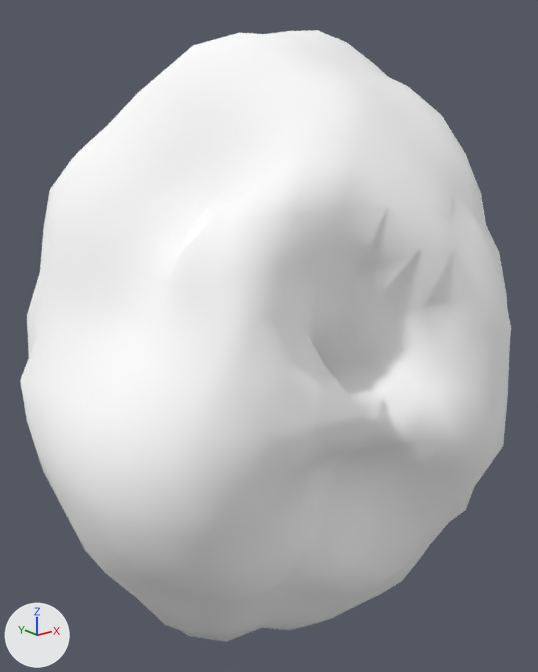
The glTF model assets/asteroids/asteroid_med_00.glb: old version first, new version second.
The view is the same before and after, from a camera (50 mm lens) standing at (-1.8, -2.14, 1.01) and looking at (-0.09, 0.0, 0.15). Arrows for +X, +Y and +Z are at lower left; the lights stay in place. The older version comes first. Vertices at exactly the same position are counted once.

Objects in the first picture: 'asteroid_med_00'.
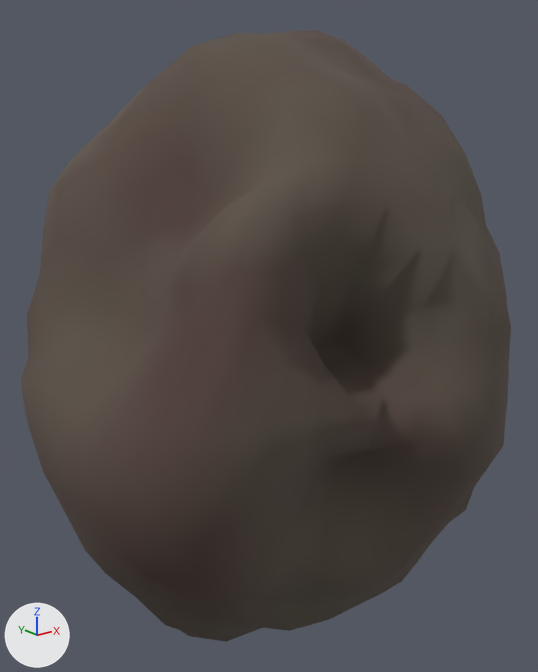
Location of each change, (x1, y1, x2, y2) in pixels of the pictures (538 x 672 px):
'asteroid_med_00', recoloured (darker)
    both: (20, 30, 511, 642)

What changed in the scene script:
```text
Change mat_rock_asteroid_med_00:
    where n0 = _N.new('ShaderNodeBsdfPrincipled'); n0.name = 'Principled BSDF'
    remove n0.inputs[0].default_value = (1.0, 1.0, 1.0, 1.0)  # 'Base Color', white #ffffff
    n0.inputs[1].default_value: 0.0243 -> 0.0356  # 'Metallic'
    n0.inputs[2].default_value: 0.893 -> 0.904  # 'Roughness'
    add n2 = _N.new('ShaderNodeVertexColor'); n2.name = 'Color Attribute'
    add _L.new(n2.outputs[0], n0.inputs[0])  # 'Color' to 'Base Color'
Change me_icosphere:
    where me_icosphere.from_pydata(...)  # 642 vertices, 1280 faces; spans x -1.04..0.91, y -0.86..0.8, z -1.0..1.25
    used by ob_asteroid_med_00; location = (0.0, 0.0, 0.0)
    me_icosphere part 1: vertex colours changed
```
